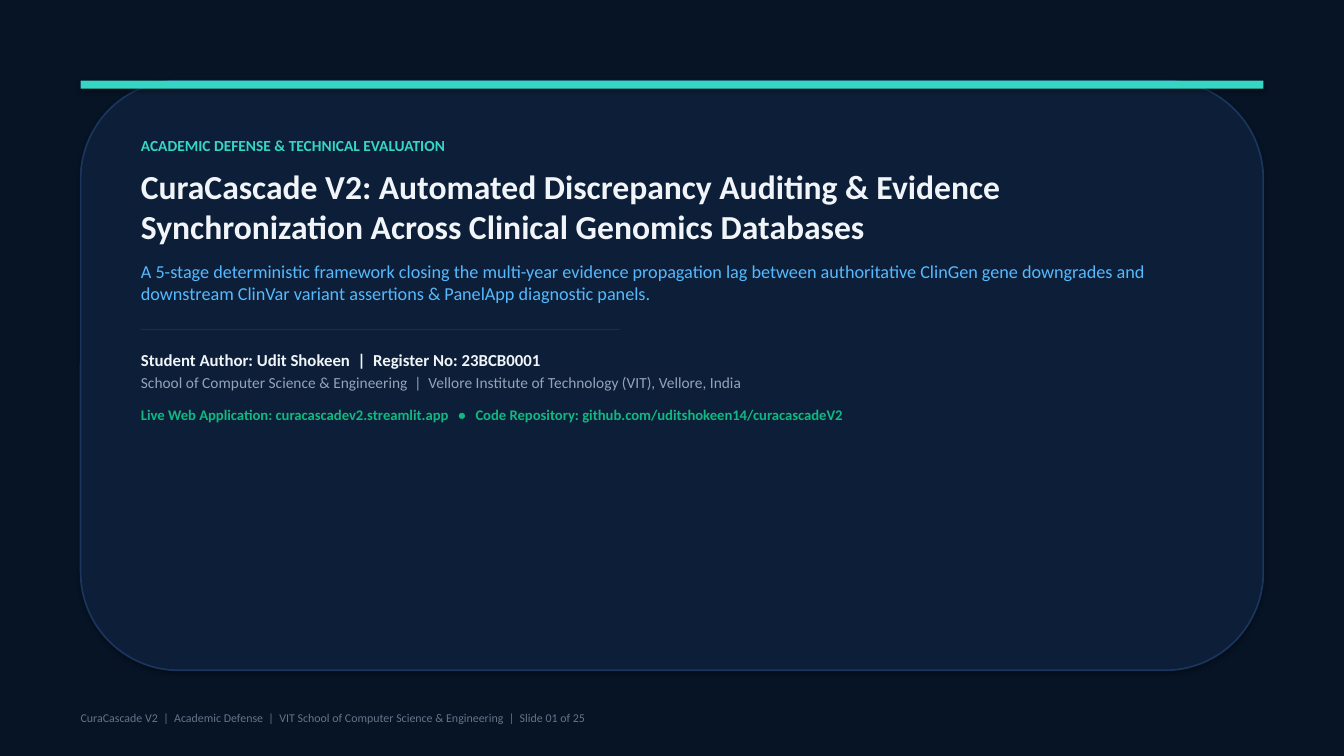
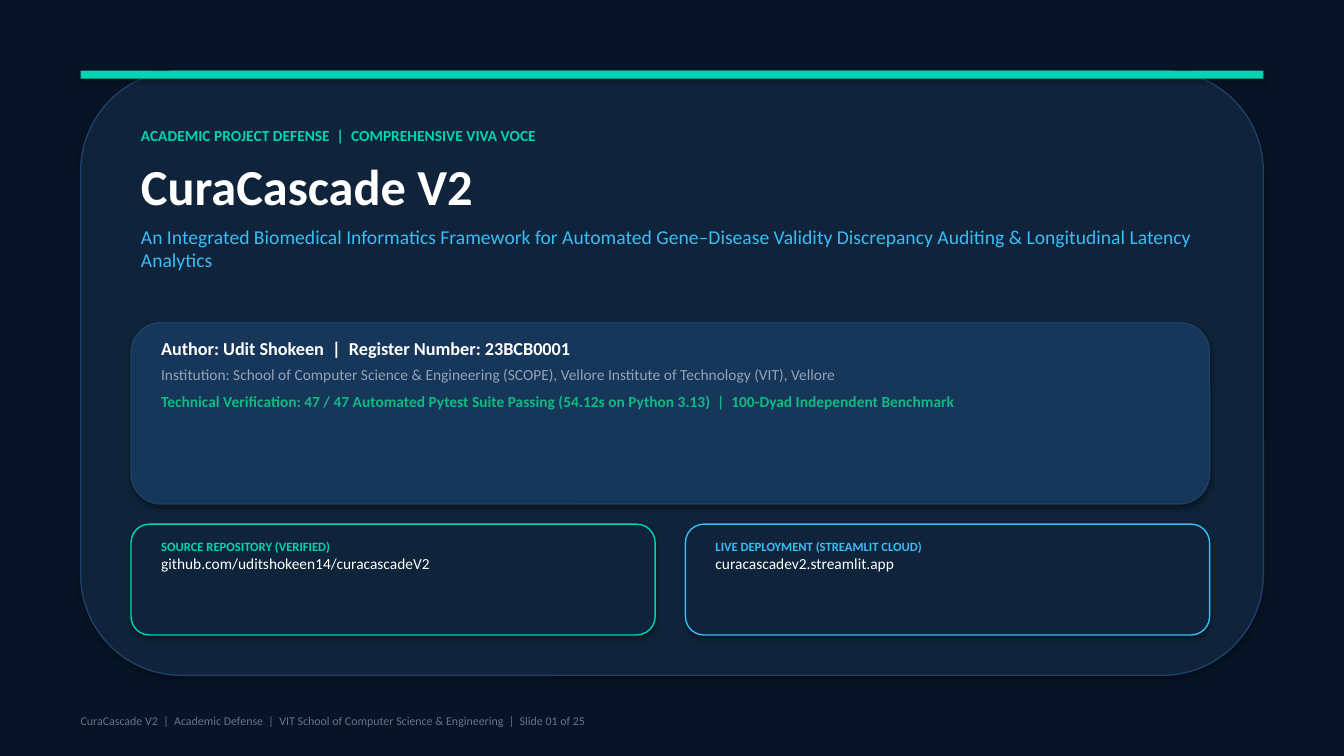
Before and after one commit to uditshokeen14/curacascadeV2, a slide deck: slide 1 of CuraCascade_Presentation_Redesigned.pptx. Drawn at 1344x756 pixels with LibreOffice and Linux fonts; fonts in the diff are those of the drawing. Boxes give left, top, right and bottom in pixels: in the first picture for what was removed or moved away, otherwise in the second. Text is boxed around its words. In the diff, an @@ line names an element or a change of style, - is before the commit and + after.

```diff
--- a/CuraCascade_Presentation_Redesigned.pptx
+++ b/CuraCascade_Presentation_Redesigned.pptx
@@ rounded rectangle resized from (x1=81, y1=81, x2=1263, y2=670) to (x1=81, y1=71, x2=1263, y2=676) @@
@@ rounded rectangle at (x1=81, y1=71, x2=1263, y2=676): fill #0D1F38 to #0F243A; outline #1A365D 1.2 pt to #1E4068 1 pt @@
@@ rectangle moved from (x1=81, y1=81, x2=1263, y2=89) to (x1=81, y1=71, x2=1263, y2=79) @@
@@ rectangle at (x1=81, y1=71, x2=1263, y2=79): fill #36D6C5 to #00D4B2 @@
@@ text at (x1=141, y1=131, x2=1191, y2=270): text changed; size 13 to 14 pt; text colour #55B9FF to #38BDF8 @@
-ACADEMIC DEFENSE & TECHNICAL EVALUATION
-CuraCascade V2: Automated Discrepancy Auditing & Evidence Synchronization Across Clinical Genomics Databases
-A 5-stage deterministic framework closing the multi-year evidence propagation lag between authoritative ClinGen gene downgrades and downstream ClinVar variant assertions & PanelApp diagnostic panels.
-────────────────────────────────────────────────────────────────────────────
-Student Author: Udit Shokeen | Register No: 23BCB0001
-School of Computer Science & Engineering | Vellore Institute of Technology (VIT), Vellore, India
-Live Web Application: curacascadev2.streamlit.app • Code Repository: github.com/uditshokeen14/curacascadeV2
+ACADEMIC PROJECT DEFENSE | COMPREHENSIVE VIVA VOCE
+CuraCascade V2
+An Integrated Biomedical Informatics Framework for Automated Gene–Disease Validity Discrepancy Auditing & Longitudinal Latency Analytics
@@ rounded rectangle added at (x1=131, y1=323, x2=1210, y2=504), fill #16375A, outline #1E4068 1 pt @@
@@ text added at (x1=161, y1=342, x2=954, y2=410), 11 pt, text #10B981, bold @@
+Author: Udit Shokeen | Register Number: 23BCB0001
+Institution: School of Computer Science & Engineering (SCOPE), Vellore Institute of Technology (VIT), Vellore
+Technical Verification: 47 / 47 Automated Pytest Suite Passing (54.12s on Python 3.13) | 100-Dyad Independent Benchmark
@@ rounded rectangle added at (x1=131, y1=524, x2=655, y2=635), fill #0F243A, outline #00D4B2 1 pt @@
@@ rounded rectangle added at (x1=686, y1=524, x2=1210, y2=635), fill #0F243A, outline #38BDF8 1 pt @@
@@ text added at (x1=161, y1=542, x2=430, y2=572), 11 pt, text #FFFFFF @@
+SOURCE REPOSITORY (VERIFIED)
+github.com/uditshokeen14/curacascadeV2
@@ text added at (x1=715, y1=542, x2=921, y2=572), 9 pt, text #38BDF8, bold @@
+LIVE DEPLOYMENT (STREAMLIT CLOUD)
+curacascadev2.streamlit.app
```
Also in this commit, not shown: 1 other slide changed, 23 slides added, 23 slides removed, 8 other files.
